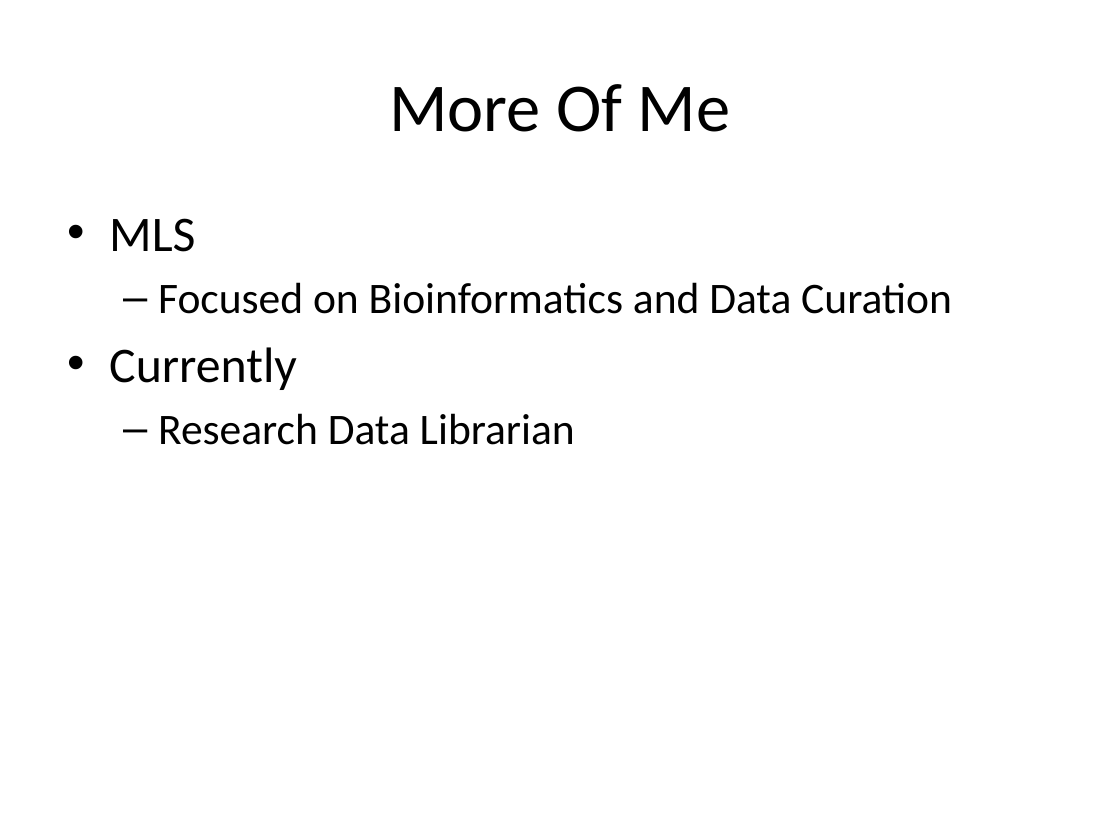
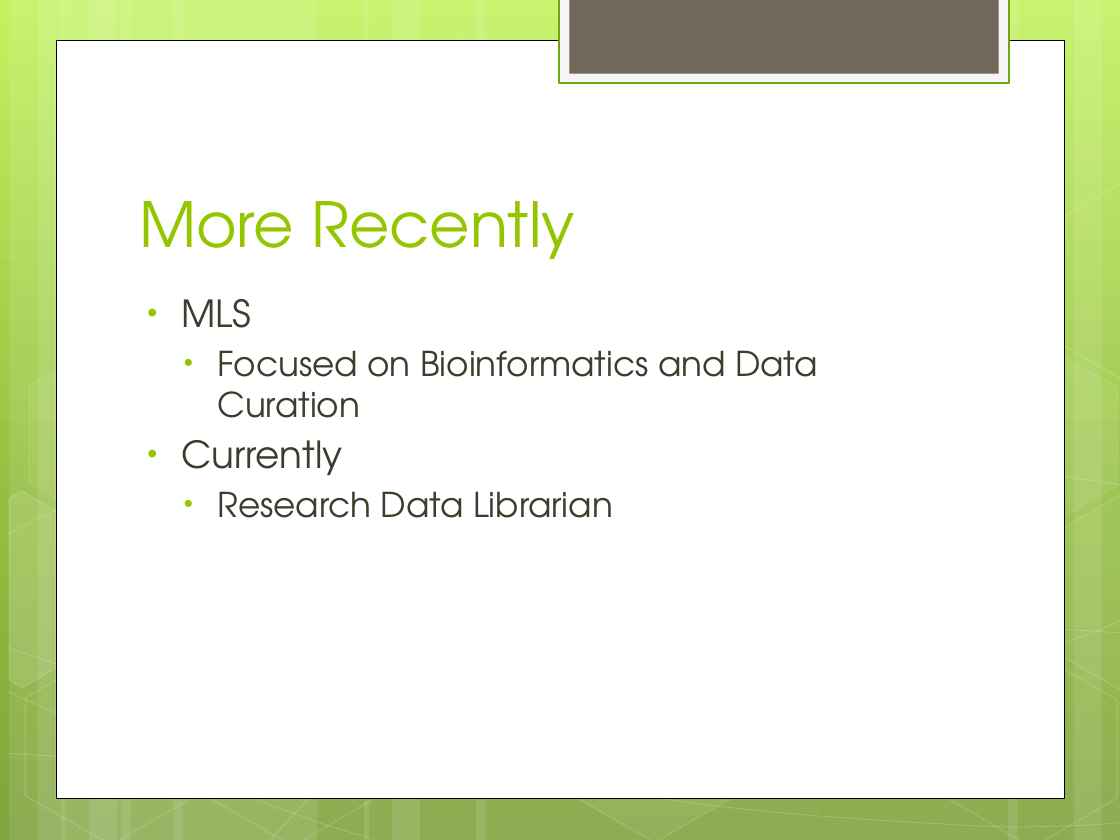
Before and after one commit to zoechao/teaching, a slide deck: slide 5 of maryland-lecture.pptx. Drawn at 1120x840 pixels with LibreOffice and Linux fonts; fonts in the diff are those of the drawing. Boxes give left, top, right and bottom in pixels: in the first picture for what was removed or moved away, otherwise in the second. Text is boxed around its words. In the diff, an @@ line names an element or a change of style, - is before the commit and + after.

```diff
--- a/maryland-lecture.pptx
+++ b/maryland-lecture.pptx
@@ background #FFFFFF to gradient #C3F35F to #93BF3F to #81A53E @@
@@ rectangle added at <box>559,0,1009,83</box>, fill #F5F5F5, outline #74A510 1.25 pt @@
@@ rectangle added at <box>569,0,998,74</box>, fill #71685A @@
@@ rectangle added at <box>56,40,1064,797</box>, fill #FFFFFF, outline #000000 0.5 pt @@
@@ title "More Recently" at <box>139,201,575,259</box>: vertical alignment middle to bottom @@
@@ group added at <box>0,0,1120,840</box>: 12 rectangles, 8 freeform shapes, 8 hexagons @@
@@ title at <box>139,201,575,259</box>: text changed; size 44 to 40 pt; font Calibri to TeX Gyre Adventor; text colour #000000 to #94C600 @@
-More Of Me
+More Recently
@@ text "MLS": place and size @@
-text "MLS" at <box>109,218,952,445</box>
+text "MLS" at <box>181,299,818,518</box>
@@ text "MLS" at <box>181,299,818,518</box>: size 32 to 24 pt in "MLS", "Currently"; font Calibri to TeX Gyre Adventor, text colour #000000 to #3E3D2D; size 28 to 22 pt in "Focused on Bioinformatics and Data Curation", "Research Data Librarian"; indent changed; less space between paragraphs; bullet – to • @@
```
Also in this commit, not shown: 30 other slides changed, 3 slides added, 3 slides removed.
